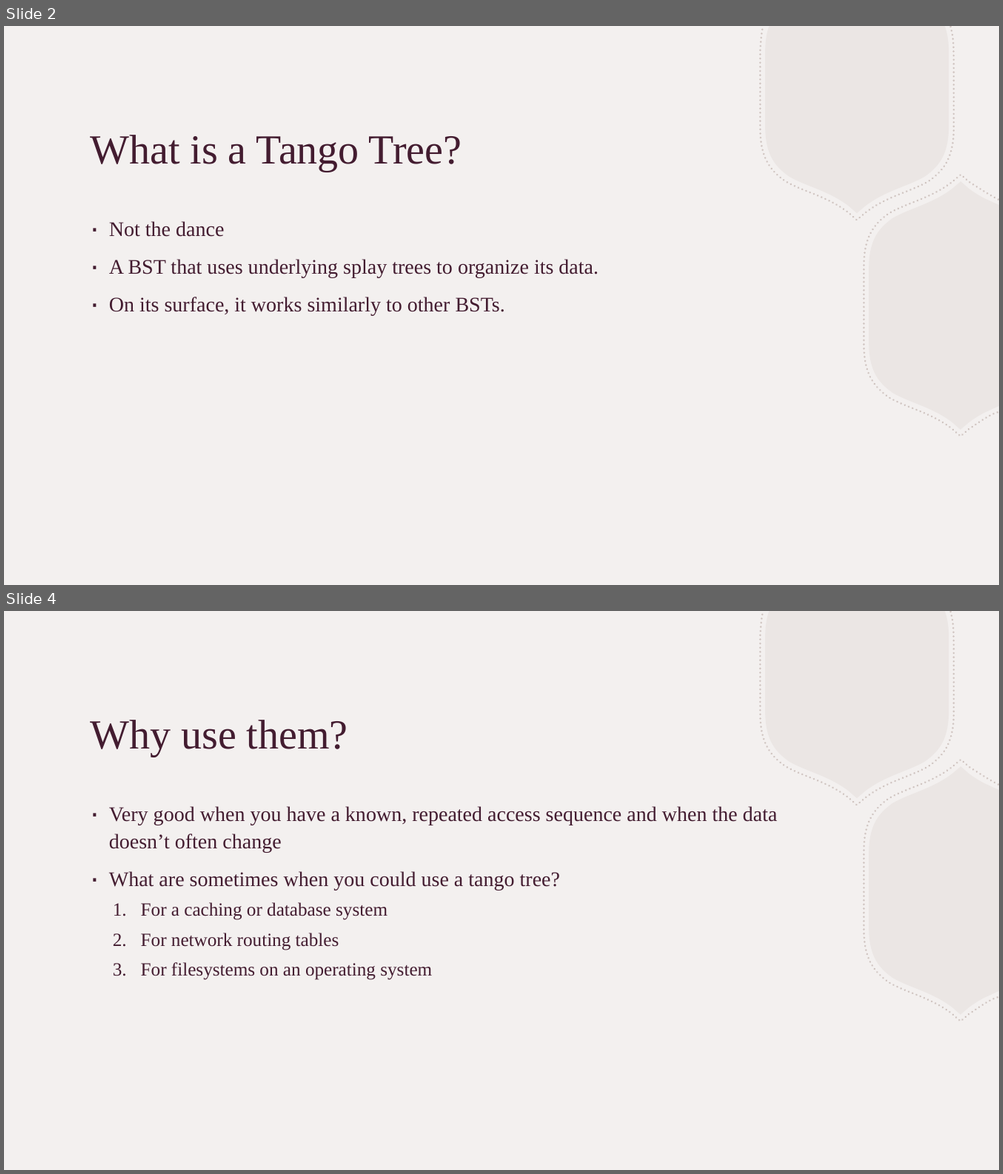
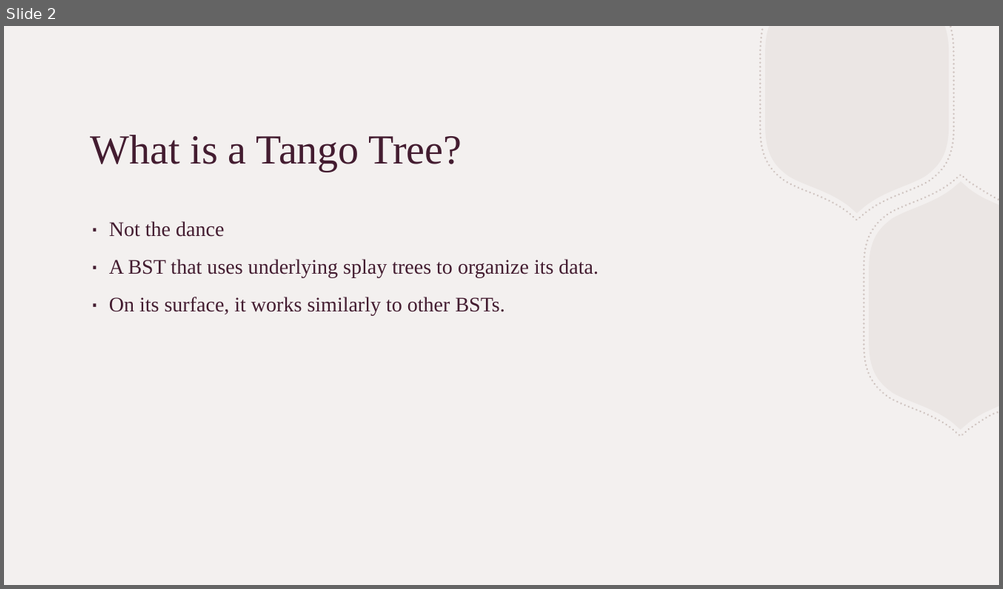
Before and after one commit to nathanielketema/HashTable, a slide deck: Tango Tree.pptx. Shown one above the other, each under a label of ours: slides 2 and 4 before the commit, slide 2 after it; the slides between them are not shown. The pictures are 1003x1174 and 1003x589 pixels, drawn with LibreOffice and Linux fonts; fonts in the diff are those of the drawing. Boxes give left, top, right and bottom in pixels: in the first picture for what was removed or moved away, otherwise in the second. Text is boxed around its words. In the diff, an @@ line names an element or a change of style, - is before the commit and + after.

```diff
--- a/Tango Tree.pptx
+++ b/Tango Tree.pptx
@@ slide 4 removed at (x1=4, y1=611, x2=999, y2=1170), background #F3F0EF; not listed: 4 template elements that a slide beside it also shows @@
@@ title removed at (x1=91, y1=720, x2=348, y2=757) @@
-Why use them?
@@ text removed at (x1=109, y1=806, x2=777, y2=980) @@
-∙ Very good when you have a known, repeated access sequence and when the data doesn’t often change
-∙ What are sometimes when you could use a tango tree?
-  1. For a caching or database system
-  2. For network routing tables
-  3. For filesystems on an operating system
```
Also in this commit, not shown: 2 slides changed, 3 slides added.
